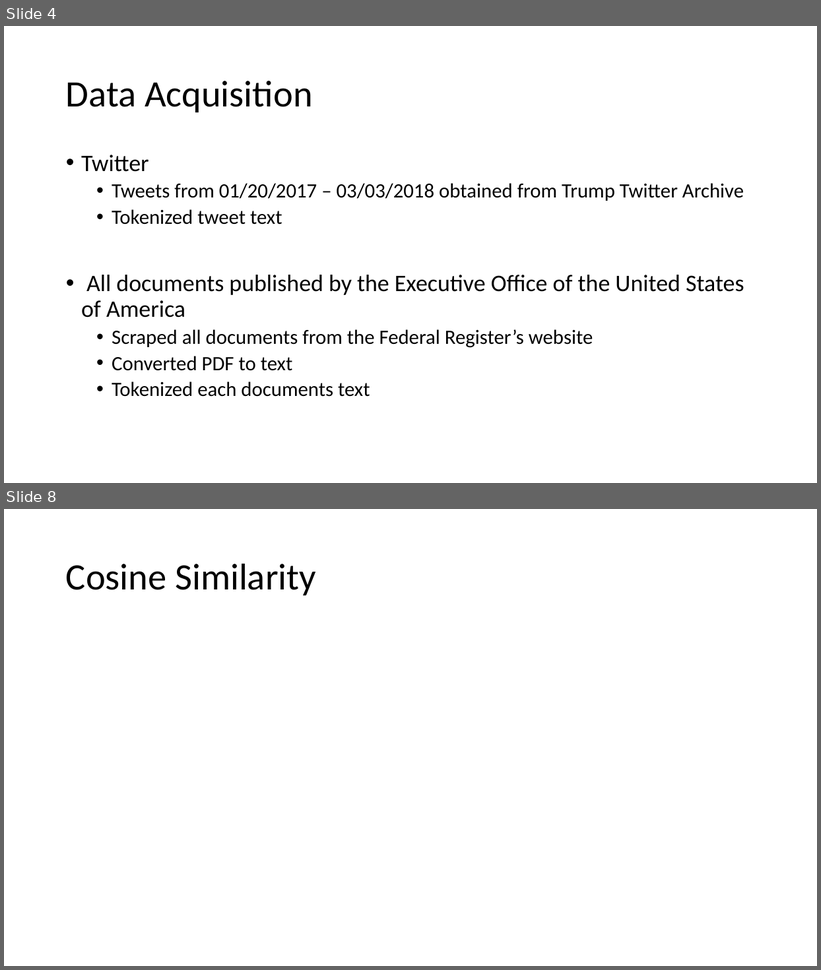
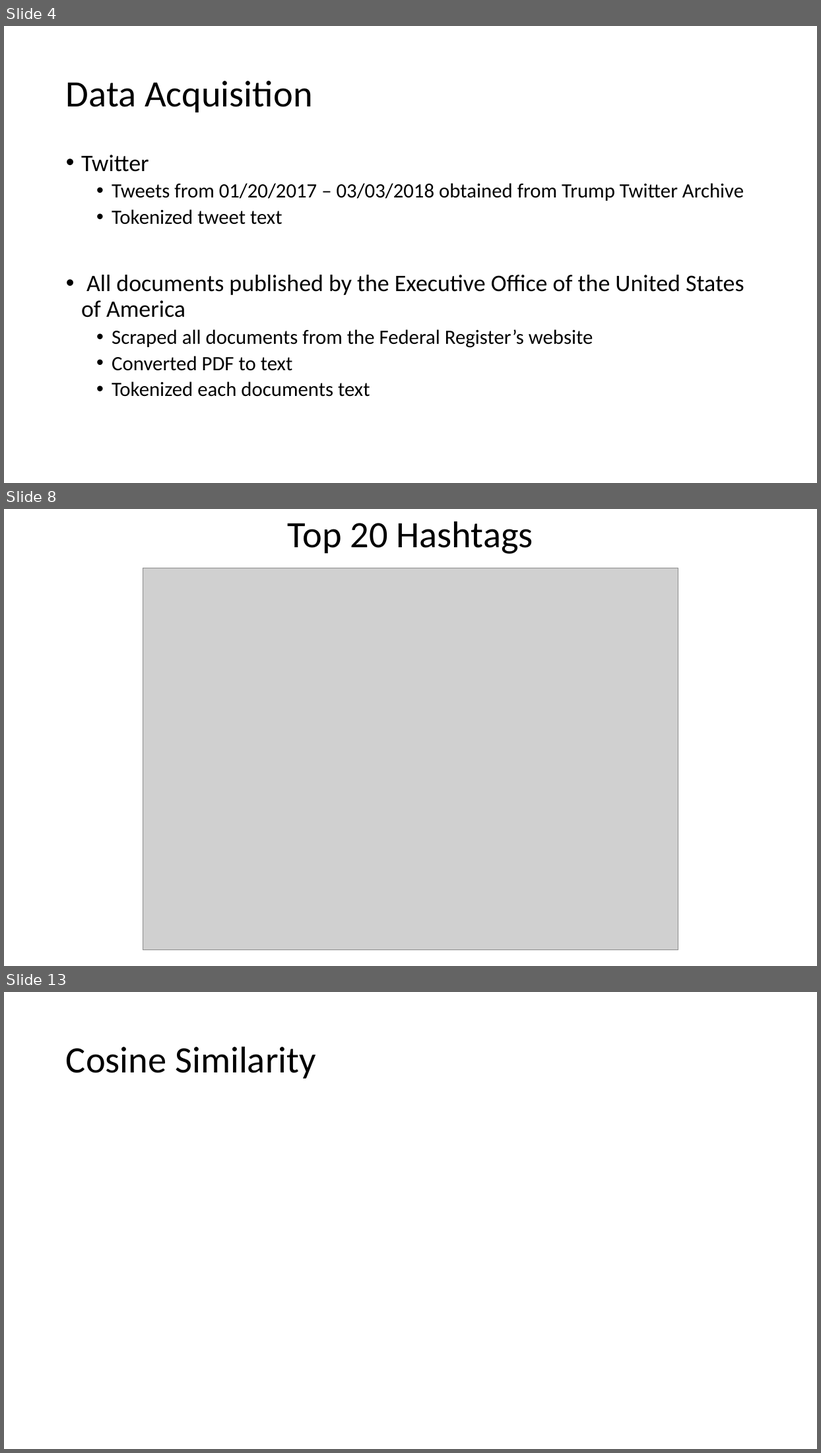
Before and after one commit to mtchem/Twitter-Politics, a slide deck: Twitter and Politics.pptx. Shown one above the other, each under a label of ours: slides 4 and 8 before the commit, slides 4, 8 and 13 after it; the slides between them are not shown. The pictures are 821x970 and 821x1453 pixels, drawn with LibreOffice and Linux fonts; fonts in the diff are those of the drawing; grey boxes stand for pictures. Boxes give left, top, right and bottom in pixels: in the first picture for what was removed or moved away, otherwise in the second. Text is boxed around its words. In the diff, an @@ line names an element or a change of style, - is before the commit and + after.

Commit message:
added figures to presentation

```diff
--- a/Twitter and Politics.pptx
+++ b/Twitter and Politics.pptx
@@ slide 8 added at [4, 509, 817, 966], background #FFFFFF @@
@@ title added at [288, 521, 533, 554], 44 pt, text #000000 @@
+Top 20 Hashtags
@@ picture added at [143, 568, 678, 950] @@
@@ what was slide 8 is now slide 13 @@
```
Also in this commit, not shown: 3 slides changed, 5 other slides added, 1 slide removed, 15 other files.
